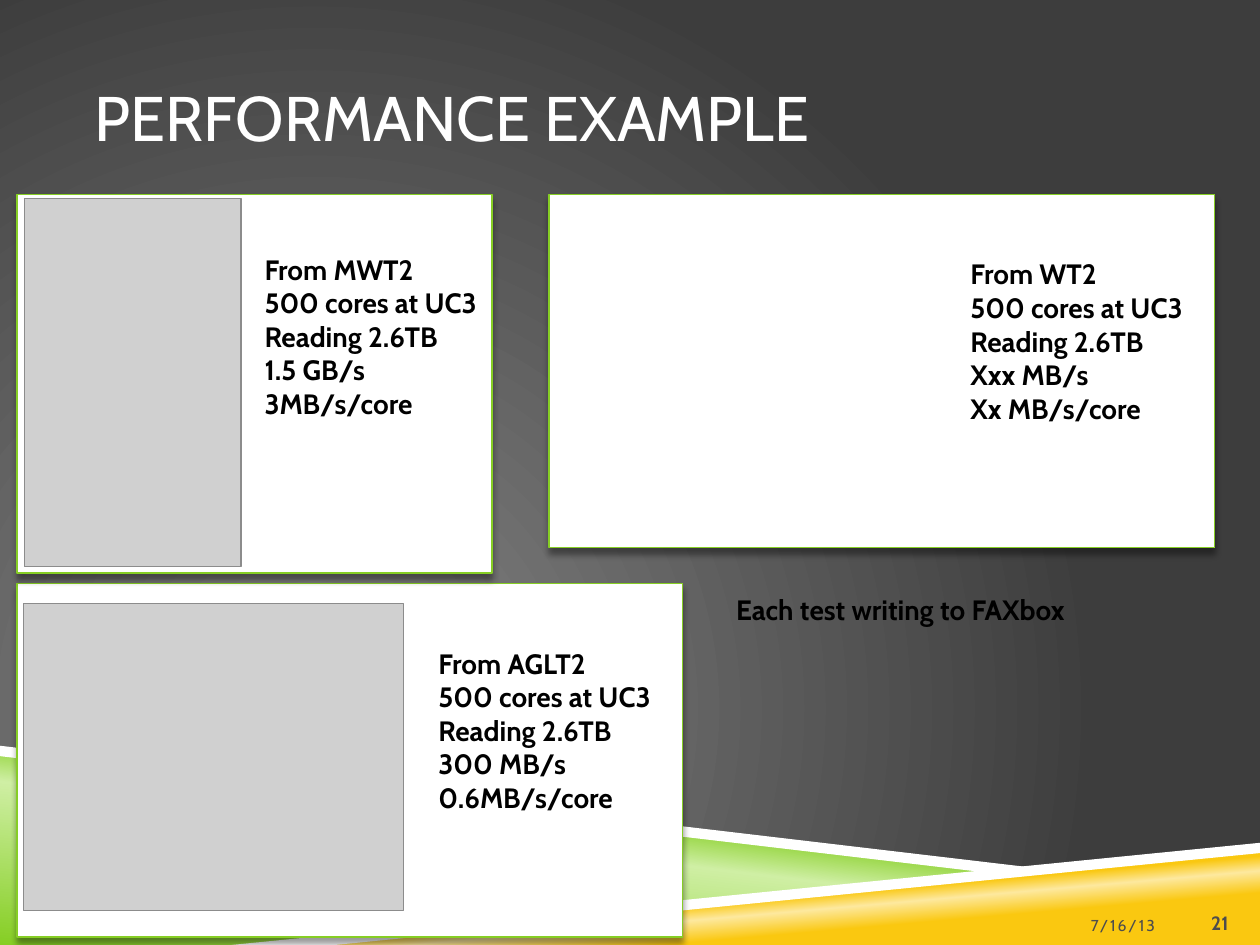
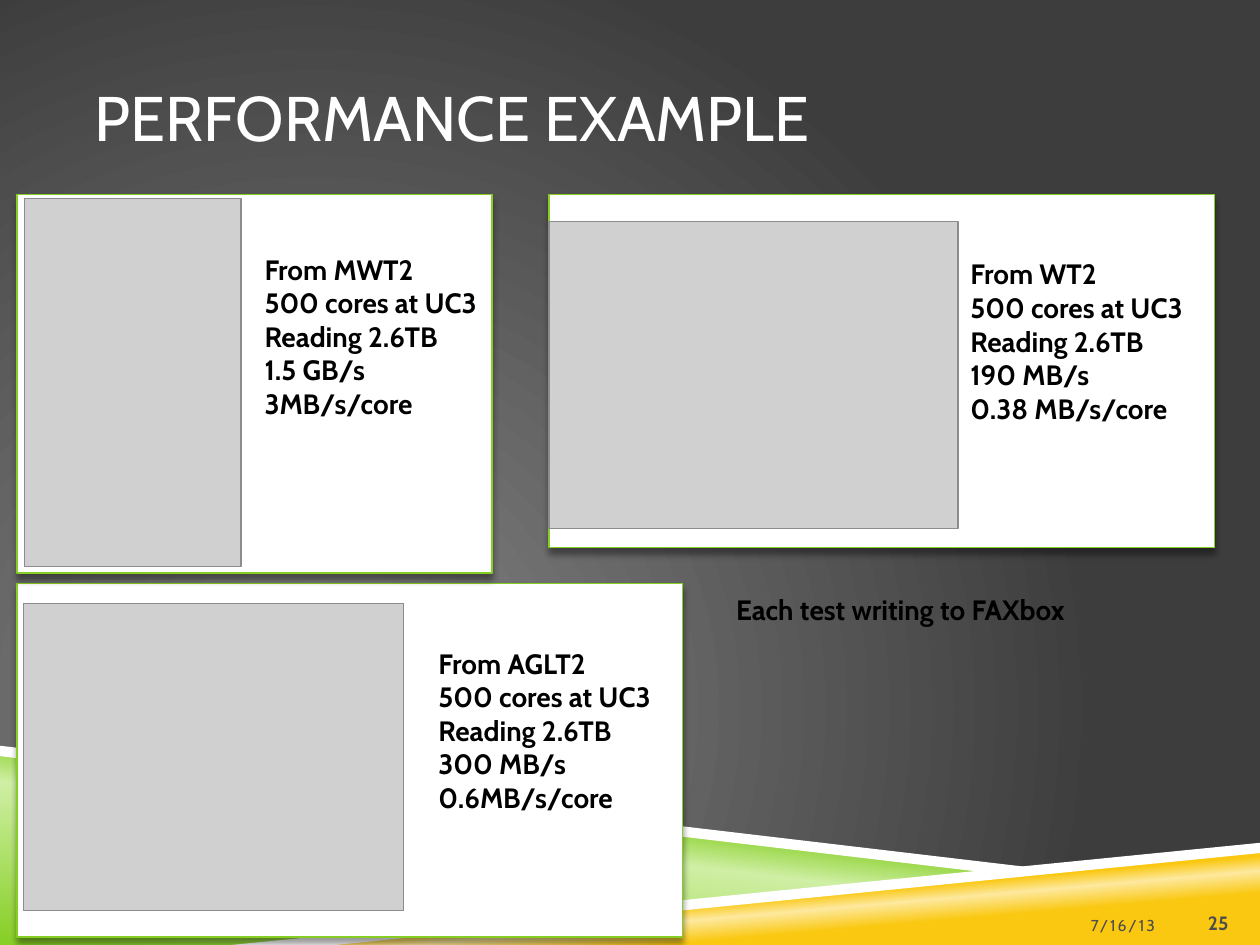
Before and after one commit to ivukotic/Tutorial, a slide deck: slide 25 of Tutorial.pptx (slide 21 before the commit). Drawn at 1260x945 pixels with LibreOffice and Linux fonts; fonts in the diff are those of the drawing; grey boxes stand for pictures; background and template pictures are left out. Boxes give left, top, right and bottom in pixels: in the first picture for what was removed or moved away, otherwise in the second. Text is boxed around its words. In the diff, an @@ line names an element or a change of style, - is before the commit and + after.

```diff
--- a/Tutorial.pptx
+++ b/Tutorial.pptx
@@ picture added at [549,222,959,529] @@
@@ text at [970,365,1167,422]: text changed @@
-Xxx MB/s
-Xx MB/s/core
+190 MB/s
+0.38 MB/s/core
@@ page number at [1208,916,1229,930]: text changed @@
-21
+25
```
Also in this commit, not shown: 15 other slides changed, 4 slides added.
